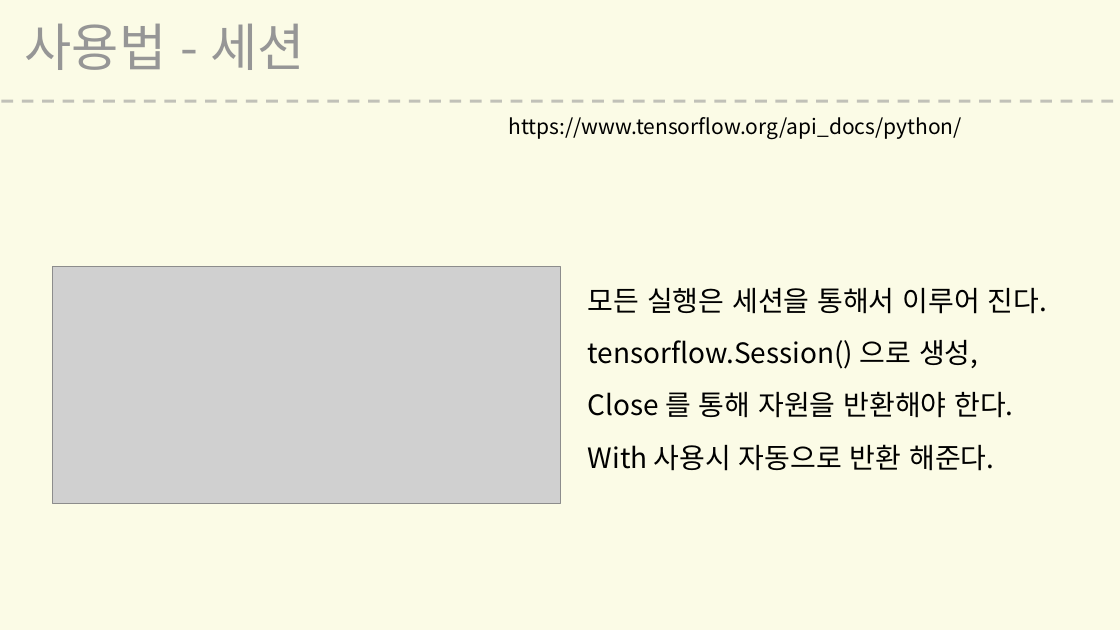
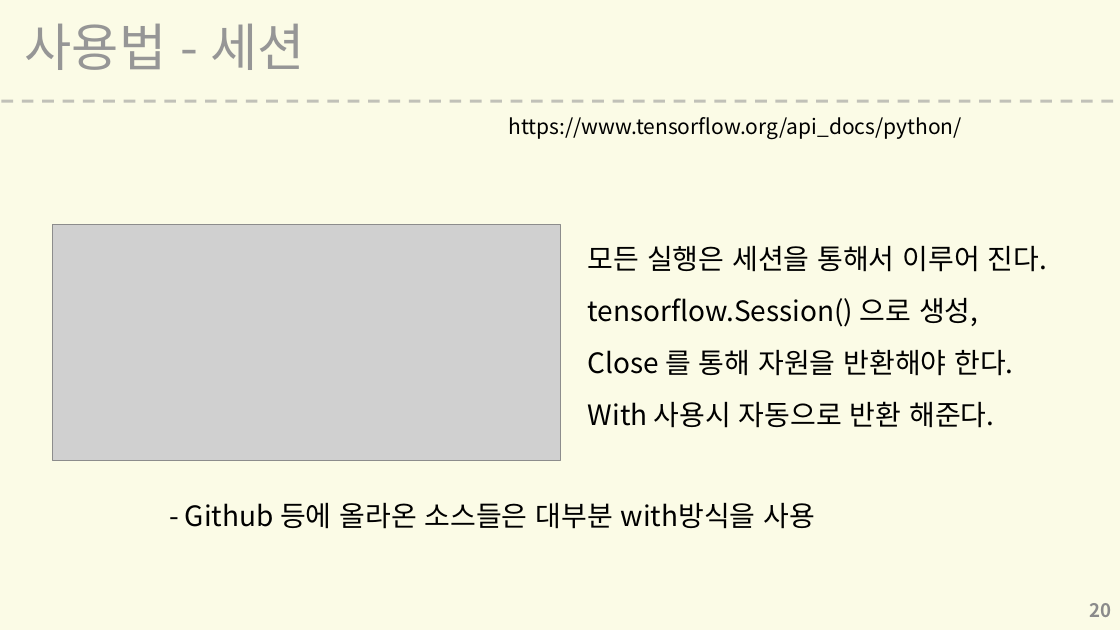
Before and after one commit to L00G/-, a slide deck: slide 20 of 텐서플로우 세미나.pptx. Drawn at 1120x630 pixels with LibreOffice and Linux fonts; fonts in the diff are those of the drawing; grey boxes stand for pictures; background and template pictures are left out. Boxes give left, top, right and bottom in pixels: in the first picture for what was removed or moved away, otherwise in the second. Text is boxed around its words. In the diff, an @@ line names an element or a change of style, - is before the commit and + after.

```diff
--- a/텐서플로우 세미나.pptx
+++ b/텐서플로우 세미나.pptx
@@ 3 texts, 1 picture: place and size @@
-3 texts, 1 picture at [53, 266, 1047, 503]
+3 texts, 1 picture at [53, 224, 1047, 461]
@@ text "With 사용시 자동으로 반환 해준다.": place and size @@
-text "With 사용시 자동으로 반환 해준다." at [588, 444, 994, 471]
+text "With 사용시 자동으로 반환 해준다." at [588, 401, 994, 428]
@@ text added at [185, 502, 815, 529], 24 pt, text #000000 @@
+- Github 등에 올라온 소스들은 대부분 with방식을 사용
@@ page number added at [1090, 603, 1112, 617], 16 pt, text #8C8C8C, bold @@
+20
```
Also in this commit, not shown: 39 other slides changed, 1 other file.
